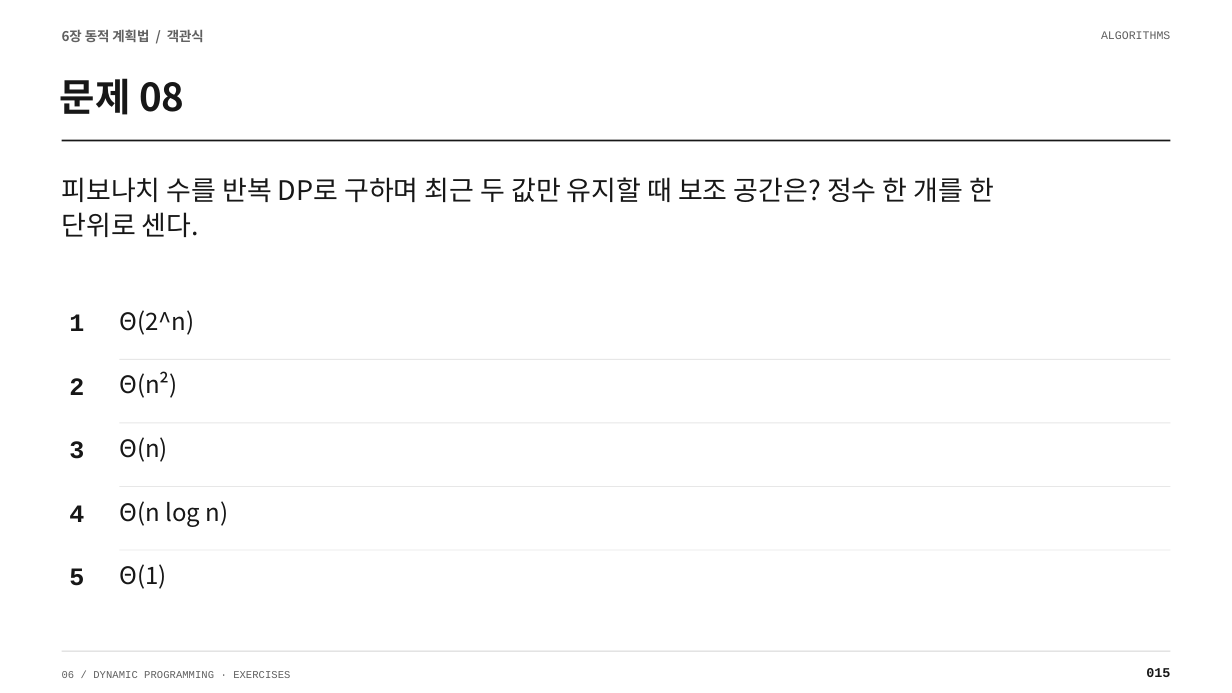
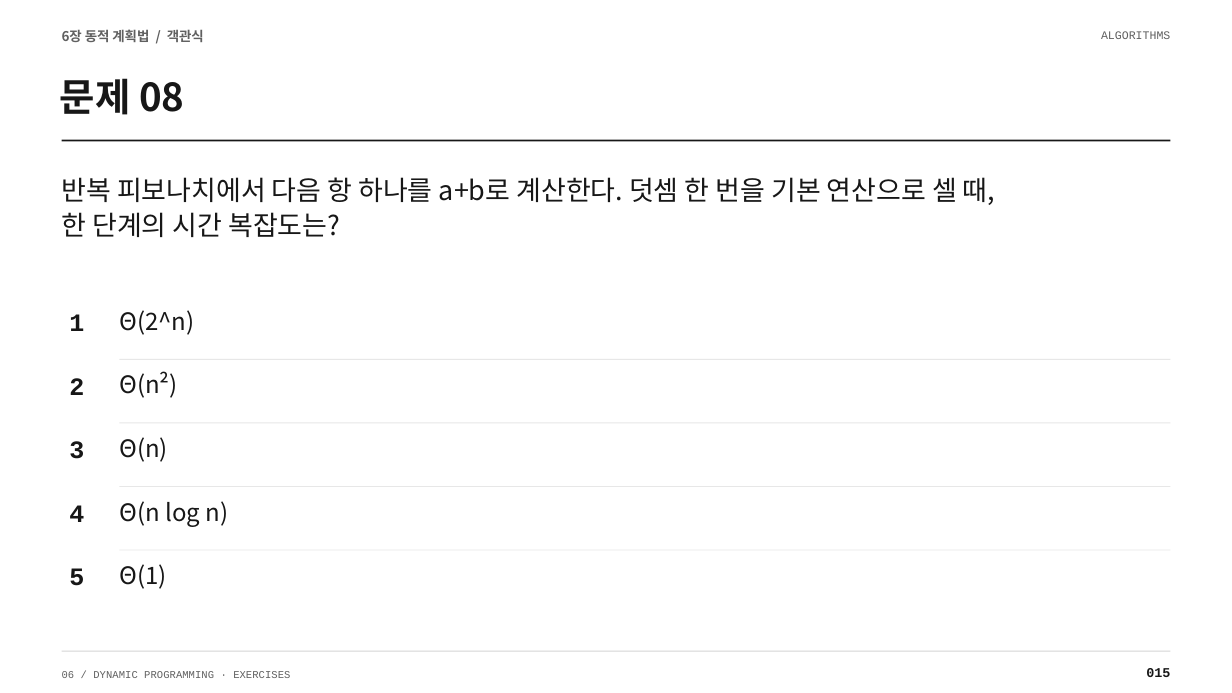
Before and after one commit to Sangdon-Park/Sangdon-Park.github.io, a slide deck: slide 15 of data/알고리즘/6장_연습문제_100문항_수업용.pptx. Drawn at 1232x693 pixels with LibreOffice and Linux fonts; fonts in the diff are those of the drawing. Boxes give left, top, right and bottom in pixels: in the first picture for what was removed or moved away, otherwise in the second. Text is boxed around its words. In the diff, an @@ line names an element or a change of style, - is before the commit and + after.

```diff
--- a/data/알고리즘/6장_연습문제_100문항_수업용.pptx
+++ b/data/알고리즘/6장_연습문제_100문항_수업용.pptx
@@ text at (62, 177, 995, 237): text changed @@
-피보나치 수를 반복 DP로 구하며 최근 두 값만 유지할 때 보조 공간은? 정수 한 개를 한
-단위로 센다.
+반복 피보나치에서 다음 항 하나를 a+b로 계산한다. 덧셈 한 번을 기본 연산으로 셀 때,
+한 단계의 시간 복잡도는?
```
Also in this commit, not shown: 34 other slides changed, 12 other files.
